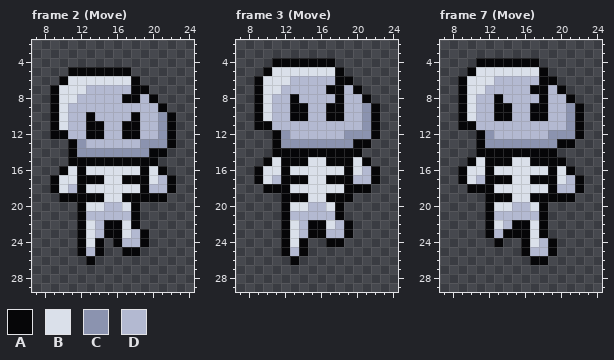
A pixel-art file gets an edit: RogueLike/Res/Enemies/Skeletron.aseprite. Above: the version before the commit.
32x32 pixels, 20 frames. Shown: frame 2 (Move): x 7..24, y 2..29; frame 3 (Move): x 7..24, y 2..29; frame 7 (Move): x 7..24, y 2..29. The commit also changed other frames, which this record leaves out.
Palette (. is transparent): A #060608  B #dae0ea  C #8b93af  D #b3b9d1
Pixels before, frame 2 (Move), first column x 9:
 5 ..AAAAAAA.....
 6 .ABBBBBBBA....
 7 ABBBDDDDDAA...
 8 ABBDDDDDAADA..
 9 ABDDDDDDDDDDA.
10 ABDDADDDDADDCA
11 ABDDAADDAADDCA
12 AADDAADDAADDCA
13 ..ACDDDDDDCCCA
14 ..ACCCCCCCCAA.
15 ..AAAAAAAAAA..
16 .ABABBBBBBABA.
17 ABBAAABBAAABDA
18 ABDABBBBBBADDA
19 .AAAAABBAAAAA.
20 ...ABBDDBA....
21 ...ADDDDDA....
22 ...ABDAABA....
23 ...ABDAABDA...
24 ...ABA.ADDA...
25 ...ADA..AA....
26 ....A.........
Pixels before, frame 3 (Move), first column x 9:
 4 ..AAAAAAA.....
 5 .ABBBBBBBA....
 6 ABBBDDDDDAA...
 7 ABBDDDDDAADA..
 8 ABDDADDDDADDA.
 9 ABDDAADDAADDCA
10 ABDDAADDAADDCA
11 AADDDDDDDDDDCA
12 ..ACDDDDDDCCCA
13 ..ACCCCCCCCAA.
14 ..AAAAAAAAAA..
15 .ABAAABBAAABA.
16 ABBABBBBBBABDA
17 ABDAAABBAAADDA
18 .AAABBBBBBAAA.
19 ...AAABBAAA...
20 ...ABBDDBA....
21 ...ADDDDDA....
22 ...ABDAABDA...
23 ...ABDAADDA...
24 ...ABA..AA....
25 ...ADA........
26 ....A.........
Pixels before, frame 7 (Move), first column x 9:
 4 ..AAAAAAA.....
 5 .ABBBBBBBA....
 6 ABBBDDDDDAA...
 7 ABBDDDDDAADA..
 8 ABDDADDDDADDA.
 9 ABDDAADDAADDCA
10 ABDDAADDAADDCA
11 AADDDDDDDDDDCA
12 ..ACDDDDDDCCCA
13 ..ACCCCCCCCAA.
14 ..AAAAAAAAA...
15 .ABAAABBAAAA..
16 ABBABBBBBBABA.
17 ABDAAABBAAABDA
18 .AAABBBBBBADDA
19 ...AAABBAAAAA.
20 ...ABBDDBA....
21 ...ADDDDDA....
22 ...ABDAABA....
23 ...ADAAABA....
24 ....A..ABDA...
25 .......ADDA...
26 ........AA....
After:
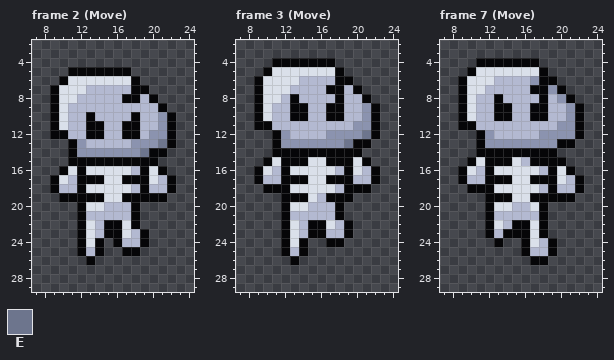
Colours new in this view: E #6d758d
The exact change:
Frame 2 (Move):
y 12: x 20 D -> C
y 13: x 18 D -> C; x 21 C -> E
y 14: x 19 C -> E
y 16: x 18 B -> D
y 17: x 11 B -> D
y 18: x 10 B -> D; x 18 B -> D
y 20: x 17 B -> D
Frame 3 (Move):
y 6: x 13 D -> B
y 7: x 12 D -> B
y 8: x 11 D -> B
y 11: x 20 D -> C
y 12: x 17..18 DD -> CC; x 21 C -> E
y 13: x 19 C -> E
y 16: x 11 B -> D; x 18 B -> D
y 17: x 10 B -> D
y 18: x 18 B -> D
y 19: x 16 B -> D
y 20: x 17 B -> D
Frame 7 (Move):
y 6: x 17 D -> C
y 7: x 19 D -> C
y 8: x 20 D -> C
y 11: x 20 D -> C
y 12: x 18 D -> C
y 15: x 16 B -> D
y 16: x 11 B -> D; x 18 B -> D
y 17: x 10 B -> D
y 18: x 18 B -> D
